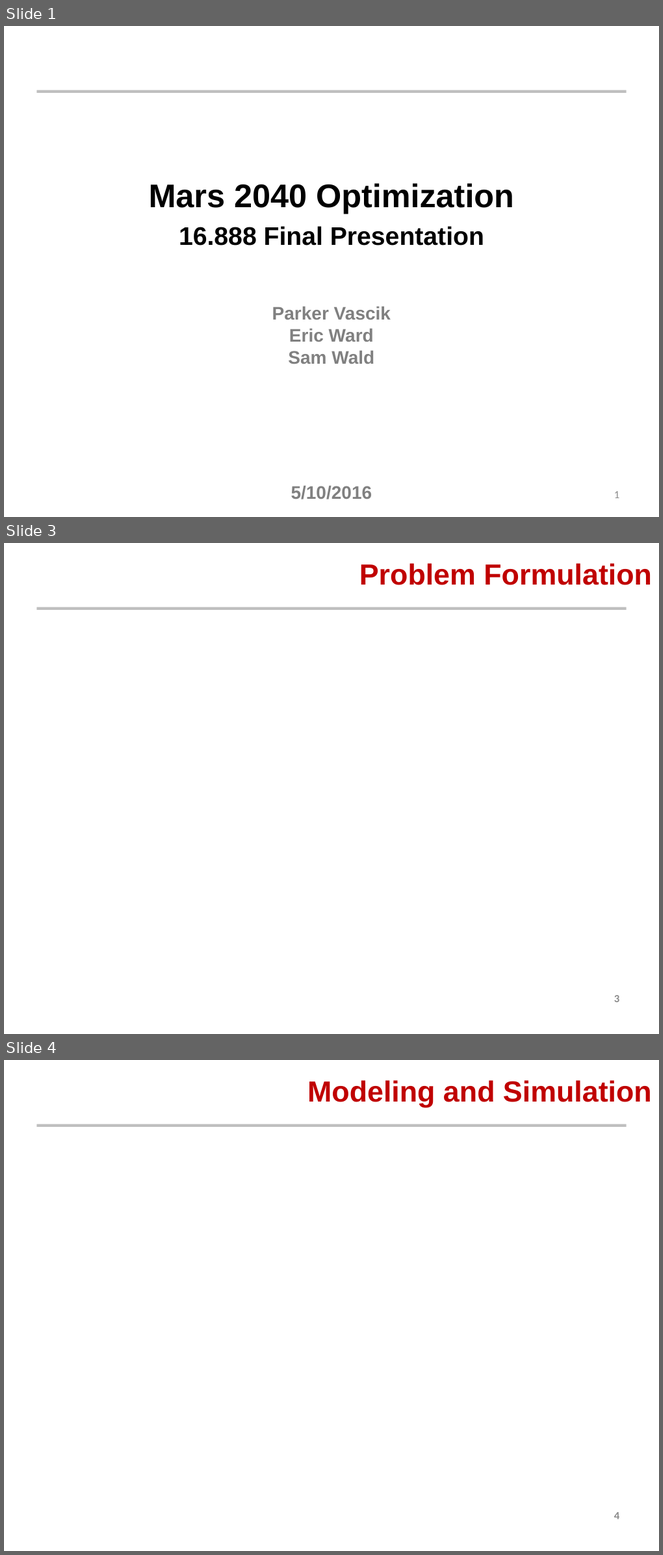
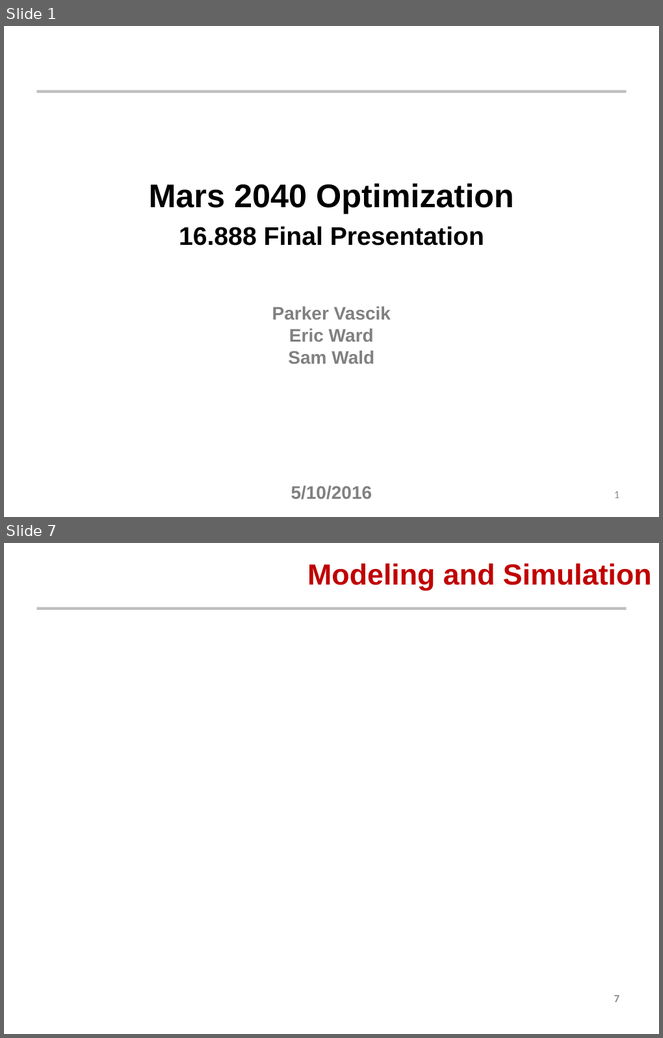
Before and after one commit to AeroSigma/Mars2040, a slide deck: MSDO/Assignment5/Mars 2040 Optimization Presentation.pptx. Shown one above the other, each under a label of ours: slides 1, 3 and 4 before the commit, slides 1 and 7 after it; the slides between them are not shown. The pictures are 663x1555 and 663x1038 pixels, drawn with LibreOffice and Linux fonts; fonts in the diff are those of the drawing; background and template pictures are left out. Boxes give left, top, right and bottom in pixels: in the first picture for what was removed or moved away, otherwise in the second. Text is boxed around its words. In the diff, an @@ line names an element or a change of style, - is before the commit and + after.

Commit message:
updated presentation and report
problem statement, dsm

```diff
--- a/MSDO/Assignment5/Mars 2040 Optimization Presentation.pptx
+++ b/MSDO/Assignment5/Mars 2040 Optimization Presentation.pptx
@@ slide 3 removed at (x1=4, y1=543, x2=659, y2=1034), background #FFFFFF; not listed: 1 template element that a slide beside it also shows @@
@@ title removed at (x1=360, y1=563, x2=652, y2=585) @@
-Problem Formulation
@@ page number removed at (x1=614, y1=995, x2=620, y2=1003) @@
-3
@@ what was slide 4 is now slide 7 @@
@@ page number at (x1=614, y1=995, x2=620, y2=1003): text changed @@
-4
+7
```
Also in this commit, not shown: 1 slide changed, 6 slides added, 7 other files.
